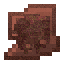
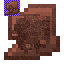
Revision of a layered (64, 64) image; what changed, layer by layer:
added group "from 1.19.4 datapack" with 14 layers above "1.20 pr1" over [4, 0, 20, 16]
showed group "16x Textures" (5 layers), moved it into group "from 1.19.4 datapack" over [4, 0, 20, 16]
moved "64x" into group "from 1.19.4 datapack" over [4, 4, 20, 16]
